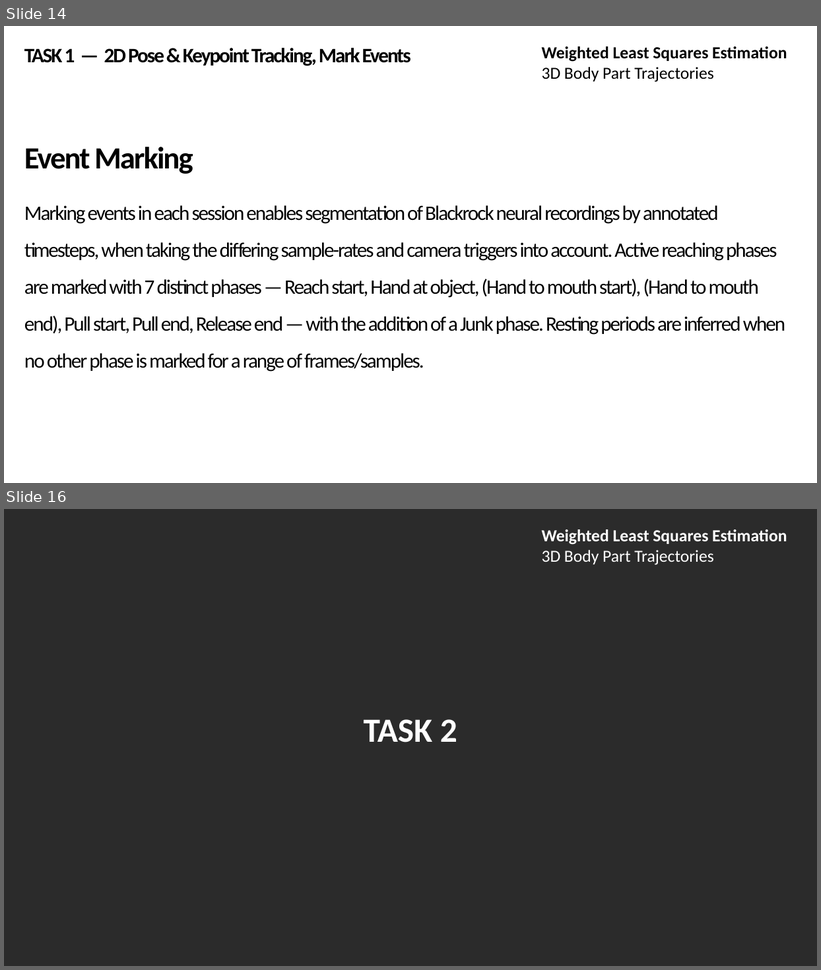
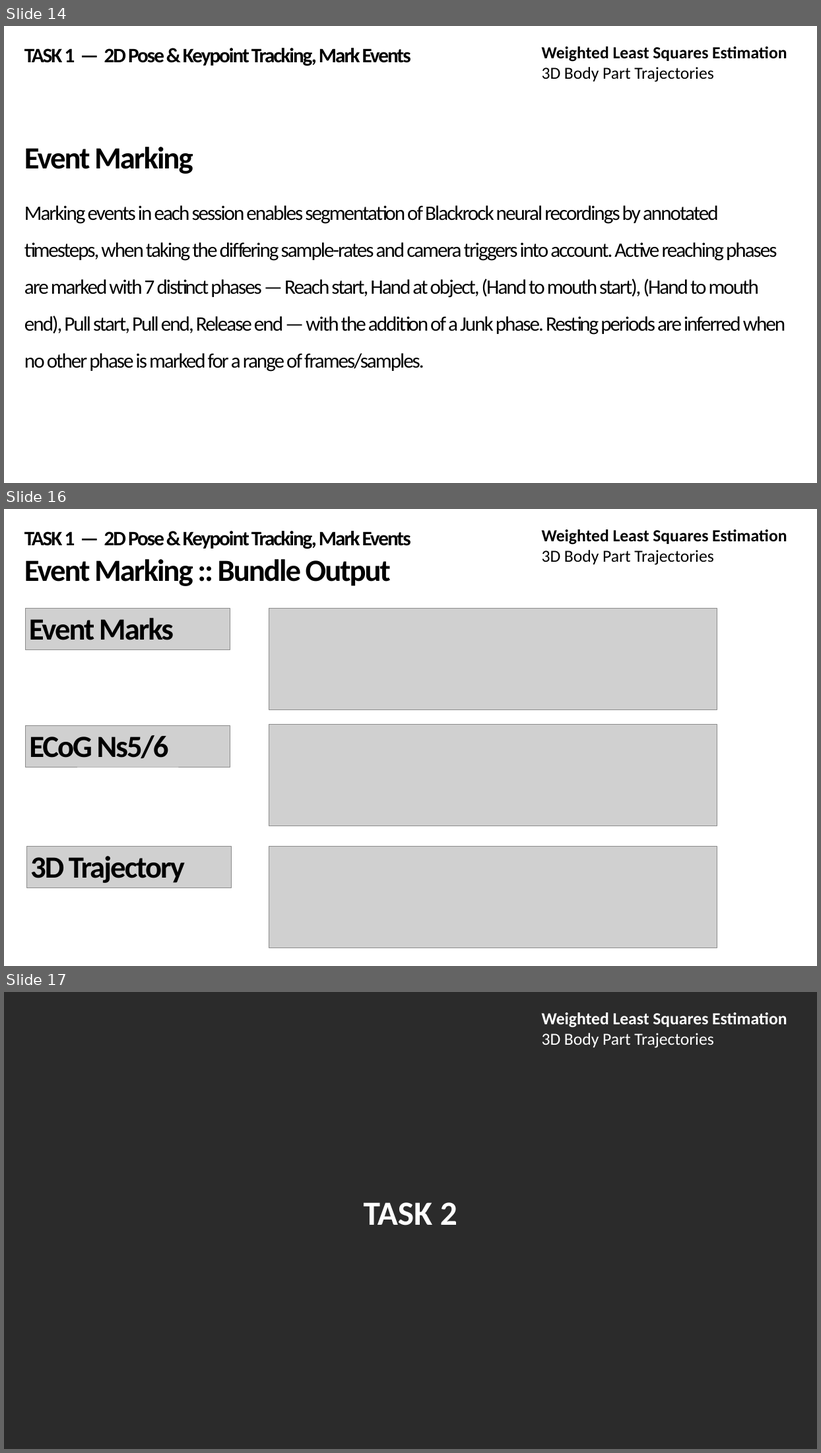
Before and after one commit to neekonsu/POSE_EVENT_MARK, a slide deck: wls_gated_dlc_triangulation/Weighted_Least_Squares.pptx. Shown one above the other, each under a label of ours: slides 14 and 16 before the commit, slides 14, 16 and 17 after it; the slides between them are not shown. The pictures are 821x970 and 821x1453 pixels, drawn with LibreOffice and Linux fonts; fonts in the diff are those of the drawing; grey boxes stand for pictures; background and template pictures are left out; a plain dark background stands for a picture behind light text. Boxes give left, top, right and bottom in pixels: in the first picture for what was removed or moved away, otherwise in the second. Text is boxed around its words. In the diff, an @@ line names an element or a change of style, - is before the commit and + after.

Commit message:
Created and successfully executed reencode_avi.m, dlc_to_simi_mat.m is now configured to operate on a whole folder at once, successfully processed 20200723, resuming event marking

```diff
--- a/wls_gated_dlc_triangulation/Weighted_Least_Squares.pptx
+++ b/wls_gated_dlc_triangulation/Weighted_Least_Squares.pptx
@@ slide 16 added at <box>4,509,817,966</box>, background picture (left out) @@
@@ text added at <box>24,531,411,549</box>, 40 pt, text #000000, bold @@
+TASK 1 — 2D Pose & Keypoint Tracking, Mark Events
@@ title added at <box>542,529,787,565</box>, 33 pt, text #000000, bold @@
+Weighted Least Squares Estimation
+3D Body Part Trajectories
@@ text added at <box>24,559,391,586</box>, 60 pt, text #000000, bold @@
+Event Marking :: Bundle Output
@@ picture added at <box>25,608,230,650</box> @@
@@ text added at <box>29,618,174,640</box>, 60 pt, text #000000, bold @@
+Event Marks
@@ picture added at <box>269,608,717,710</box> @@
@@ picture added at <box>25,725,230,767</box> @@
@@ picture added at <box>269,725,717,826</box> @@
@@ text added at <box>29,735,169,758</box>, 60 pt, text #000000, bold @@
+ECoG Ns5/6
@@ picture added at <box>27,846,232,888</box> @@
@@ text added at <box>30,856,185,883</box>, 60 pt, text #000000, bold @@
+3D Trajectory
@@ picture added at <box>269,846,717,948</box> @@
@@ what was slide 16 is now slide 17 @@
```
Also in this commit, not shown: 1 slide changed, 2 other files.
